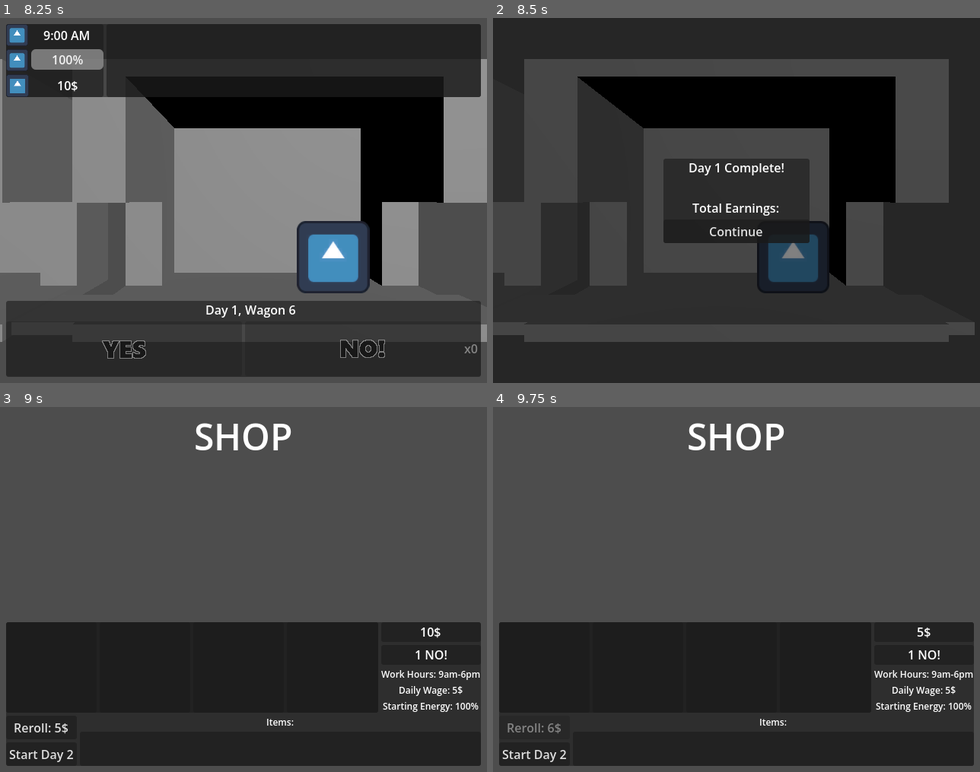
Above: before the commit, frames 1-4 (two rows, left to right).
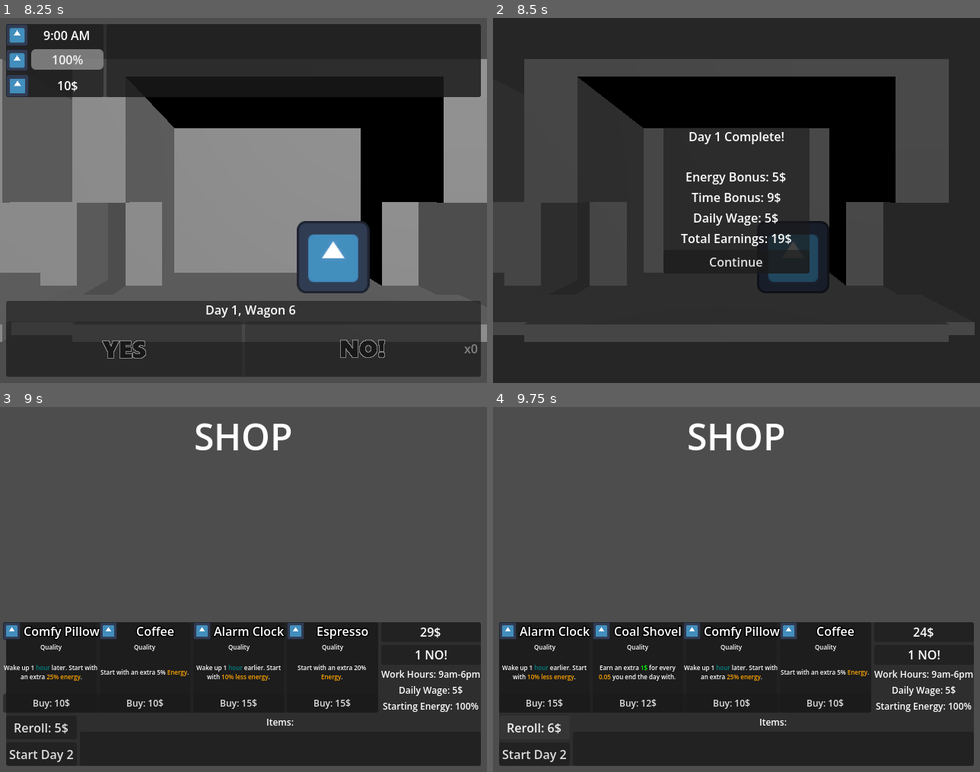
Above: after the commit, the same moments.

Repository: Smg065/WGJ2026
Game: Godot game, scene res://Scenes/MainMenu.tscn
The game is run twice, just before and just after one commit, with the same random seed, the same clock (stepped at 60 frames per second) and the same inputs. The engine's default icon, where the game draws it, is replaced by a stand-in: a white triangle on a blue panel in a dark square.
Inputs (mouse positions are in pixels of both pictures, inside the frame that each line leads up to):
- Up to frame 1 (8.25 s): click "Play" at 0.5 s; click (121, 350) at 1.25 s; click "x1" at 2.75 s; click (121, 350) at 4.25 s; click (121, 350) at 5.75 s; tap Enter at 7.25 s
- Up to frame 2 (8.5 s): no input
- Up to frame 3 (9 s): click "Continue" at 8.75 s
- Up to frame 4 (9.75 s): click "Reroll: 5$" at 9.5 s

Frame 1 is identical in both runs. In frame 2, 6.2% of the frame differs, in the area x 35-65%, y 30-70%; in frame 3, 2.7%; in frame 4, 3.0%.
Error before the commit: Invalid operands 'int' and 'String' in operator '*'. (res://Scripts/Gameplay.gd:246)
Error after the commit: Parse Error: Class "ItemShelves" hides a global script class. (res://Scripts/Items/Halo.gd:2)

Commit message:
TestItems

Diff:
--- a/Scenes/Gameplay.tscn
+++ b/Scenes/Gameplay.tscn
@@ -17,7 +17,7 @@
 [sub_resource type="LabelSettings" id="LabelSettings_68abm"]
 font_size = 64
 
-[node name="Gameplay" type="Node3D" unique_id=636112707 node …(488 unchanged characters)… Button", "nextDayButton", "itemsHBox", "victoryUI", "gameOverUI")]
+[node name="Gameplay" type="Node3D" unique_id=636112707 node …(488 unchanged characters)… Button", "nextDayButton", "itemsHBox", "shopItemSlots", "victoryUI", "gameOverUI")]
 script = ExtResource("1_r5ka5")
 trainRoot = NodePath("MainScene/TrainRoot")
 wagonPrefab = ExtResource("2_tdndw")
@@ -53,6 +53,7 @@
 rerollButton = NodePath("ShopUI/MainShop/PanelContainer/ShopMainVBox/BottomPanel/ProgressButtons/RerollButton")
 nextDayButton = NodePath("ShopUI/MainShop/PanelContainer/ShopMainVBox/BottomPanel/ProgressButtons/NextDayButton")
 itemsHBox = NodePath("ShopUI/MainShop/PanelContainer/ShopMainVBox/BottomPanel/ItemsInfo/ItemsPanel/ItemsScrollContainer/ItemsHBox")
+shopItemSlots = [NodePath("ShopUI/MainShop/PanelContainer/ShopMainVBox/ShopHBox/ShopPanel/ForSaleHBox/ItemPanel1"), NodePath("ShopUI/MainShop/PanelContainer/ShopMainVBox/ShopHBox/ShopPanel/ForSaleHBox/ItemPanel2"), NodePath("ShopUI/MainShop/PanelContainer/ShopMainVBox/ShopHBox/ShopPanel/ForSaleHBox/ItemPanel3"), NodePath("ShopUI/MainShop/PanelContainer/ShopMainVBox/ShopHBox/ShopPanel/ForSaleHBox/ItemPanel4")]
 victoryUI = NodePath("VictoryUI")
 gameOverUI = NodePath("GameOverUI")
 
@@ -144,6 +145,7 @@
 layout_mode = 2
 size_flags_horizontal = 3
 value = 100.0
+allow_greater = true
 
 [node name="MoneyHBox" type="HBoxContainer" parent="MainUI/UIVBox/TopVBox/TopPanel/TopHBox/ResourcesPanel/ResourceVBox" unique_id=1292793173]
 layout_mode = 2
--- a/Scripts/Gameplay.gd
+++ b/Scripts/Gameplay.gd
@@ -141,6 +141,8 @@
 		rerollCost = newCost
 		update_reroll_vis()
 		update_reroll_disabled()
+##How likely you are to see good items
+var luck : int = 0
 
 func _ready() -> void:
 	setup_items()
@@ -158,6 +160,12 @@
 
 ##Sets up all items
 func setup_items():
+	allItems = {
+		ItemBase.RARITIES.COMMON : [],
+		ItemBase.RARITIES.UNCOMMON : [],
+		ItemBase.RARITIES.RARE : [],
+		ItemBase.RARITIES.LEGENDARY : []
+		}
 	var itemFolder := ResourceLoader.list_directory("res://Scripts/Items/")
 	for eachScript in itemFolder:
 		var scriptFile := ResourceLoader.load("res://Scripts/Items/" + eachScript)
@@ -170,11 +178,11 @@
 	#Pick a rarity
 	var rarityRoll := randi_range(1, 100)
 	var rarity : ItemBase.RARITIES
-	if rarityRoll == 100:
+	if rarityRoll == 100 - luck:
 		rarity = ItemBase.RARITIES.LEGENDARY
-	elif rarityRoll >= 95:
+	elif rarityRoll >= 95 - (luck * 3):
 		rarity = ItemBase.RARITIES.RARE
-	elif rarityRoll >= 62:
+	elif rarityRoll >= 62 - (luck * 7):
 		rarity = ItemBase.RARITIES.UNCOMMON
 	else:
 		rarity = ItemBase.RARITIES.COMMON
@@ -195,6 +203,7 @@
 	trainRoot.global_position = Vector3.ZERO
 	trainGoalPos = 0
 	day += 1
+	time = startingTime
 	nos = startingNos
 	energy = startingEnergy
 	totalWagons = 5 + day
@@ -243,7 +252,7 @@
 				earningMods[eachEntry] = itemEarningMods[eachEntry]
 	dayCompleteLabel.text = "Day %s Complete!\n" % str(day)
 	#Each unused no is worth 5 dollars by default
-	var nosBonus : int = (nos * earningMods["nosAdd"]) * "nosMulti"
+	var nosBonus : int = (nos * earningMods["nosAdd"]) * earningMods["nosMulti"]
 	nos = 0
 	#20% of your energy is worth 1 dollar
 	var energyBonus := floori((earningMods["energyAdd"] * energy) * earningMods["energyMulti"])
@@ -458,8 +467,8 @@
 	for eachItem in ownedItems:
 		eachItem.on_purchase_any(self)
 	aquire_item(shopItem.curItem)
+	money -= shopItem.curItem.itemCost
 	shopItem.curItem = null
-	money -= shopItem.curItem.itemCost
 	shopItem.set_purchased()
 
 ##Adds an item to your inventory
--- /dev/null
+++ b/Scripts/Items/AlarmClock.gd
@@ -0,0 +1,21 @@
+extends ItemBase
+class_name ItemAlarmClock
+
+func setup_item() -> void:
+	itemName = "Alarm Clock"
+	rarity = ItemBase.RARITIES.UNCOMMON
+	itemCost = 15
+	itemDescription = "Wake up 1 [color=teal]hour[/color] earlier. Start with [color=orange]10% less energy[/color]."
+
+func can_appear(gameplay : Gameplay, previousItems : Array[ItemBase]) -> bool:
+	var minTime : int = 6
+	for eachItem in previousItems:
+		if eachItem.itemName == "Early Bird":
+			minTime += 2
+	if gameplay.startingTime <= minTime:
+		return false
+	return super(gameplay, previousItems)
+
+func on_purchase(gameplay : Gameplay) -> void:
+	gameplay.startingTime -= 1
+	gameplay.startingEnergy -= 10
--- /dev/null
+++ b/Scripts/Items/BookOfQuips.gd
@@ -0,0 +1,11 @@
+extends ItemBase
+class_name ItemBookOfQuips
+
+func setup_item() -> void:
+	itemName = "Book of Quips"
+	rarity = ItemBase.RARITIES.COMMON
+	itemCost = 10
+	itemDescription = "Saying NO! gives you 10% [color=orange]Energy[/color]."
+
+func on_no(gameplay : Gameplay) -> void:
+	gameplay.energy += 10
--- /dev/null
+++ b/Scripts/Items/BrokenLocket.gd
@@ -0,0 +1,12 @@
+extends ItemBase
+class_name ItemBrokenLocket
+
+func setup_item() -> void:
+	itemName = "Broken Locket"
+	rarity = ItemBase.RARITIES.RARE
+	itemCost = 10
+	itemDescription = "Lose 1 [color=green]Luck[/color]. +1 [color=red]NO![/color]"
+
+func on_purchase(gameplay : Gameplay) -> void:
+	gameplay.luck -= 1
+	gameplay.nos += 1
--- /dev/null
+++ b/Scripts/Items/CoalShovel.gd
@@ -0,0 +1,11 @@
+extends ItemBase
+class_name ItemCoalShovel
+
+func setup_item() -> void:
+	itemName = "Coal Shovel"
+	rarity = ItemBase.RARITIES.UNCOMMON
+	itemCost = 12
+	itemDescription = "Earn an extra [color=green]1$[/color] for every [color=orange]0.05[/color] you end the day with."
+
+func on_day_end(_gameplay : Gameplay) -> Dictionary:
+	return {"energyAdd" : 0.05}
--- /dev/null
+++ b/Scripts/Items/Coffee.gd
@@ -0,0 +1,11 @@
+extends ItemBase
+class_name ItemCoffee
+
+func setup_item() -> void:
+	itemName = "Coffee"
+	rarity = ItemBase.RARITIES.COMMON
+	itemCost = 10
+	itemDescription = "Start with an extra 5% [color=orange]Energy[/color]."
+
+func on_purchase(gameplay : Gameplay) -> void:
+	gameplay.startingEnergy += 5
--- /dev/null
+++ b/Scripts/Items/ComfyPillow.gd
@@ -0,0 +1,17 @@
+extends ItemBase
+class_name ItemComfyPillow
+
+func setup_item() -> void:
+	itemName = "Comfy Pillow"
+	rarity = ItemBase.RARITIES.COMMON
+	itemCost = 10
+	itemDescription = "Wake up 1 [color=teal]hour[/color] later. Start with an extra [color=orange]25% energy[/color]."
+
+func can_appear(gameplay : Gameplay, previousItems : Array[ItemBase]) -> bool:
+	if gameplay.startingTime >= 11:
+		return false
+	return super(gameplay, previousItems)
+
+func on_purchase(gameplay : Gameplay) -> void:
+	gameplay.startingTime += 1
+	gameplay.startingEnergy += 50
--- /dev/null
+++ b/Scripts/Items/Contract.gd
@@ -0,0 +1,15 @@
+extends ItemBase
+class_name ItemContract
+
+func setup_item() -> void:
+	itemName = "Contract"
+	rarity = ItemBase.RARITIES.RARE
+	itemCost = 15
+	itemDescription = "-[color=green]$5[/color] in wages. +1 [color=red]NO![/color]"
+
+func on_purchase(gameplay : Gameplay) -> void:
+	gameplay.startingNos += 1
+	gameplay.dailyWage -= 5
+
+func on_day_end(_gameplay : Gameplay) -> Dictionary:
+	return {"wageAdd" : -5}
--- /dev/null
+++ b/Scripts/Items/EarlyBird.gd
@@ -0,0 +1,21 @@
+extends ItemBase
+class_name ItemEarlyBird
+
+func setup_item() -> void:
+	itemName = "Early Bird"
+	rarity = ItemBase.RARITIES.RARE
+	itemCost = 25
+	itemDescription = "Wake up 2 [color=teal]hours[/color] earlier."
+
+func can_appear(gameplay : Gameplay, previousItems : Array[ItemBase]) -> bool:
+	var minTime : int = 7
+	for eachItem in previousItems:
+		if eachItem.itemName == "Alarm Clock":
+			minTime += 1
+	if gameplay.startingTime <= minTime:
+		return false
+	return super(gameplay, previousItems)
+
+func on_purchase(gameplay : Gameplay) -> void:
+	gameplay.startingTime -= 1
+	gameplay.startingEnergy -= 10
--- /dev/null
+++ b/Scripts/Items/Espresso.gd
@@ -0,0 +1,11 @@
+extends ItemBase
+class_name ItemEspresso
+
+func setup_item() -> void:
+	itemName = "Espresso"
+	rarity = ItemBase.RARITIES.UNCOMMON
+	itemCost = 15
+	itemDescription = "Start with an extra 20% [color=orange]Energy[/color]."
+
+func on_purchase(gameplay : Gameplay) -> void:
+	gameplay.startingEnergy += 20
--- /dev/null
+++ b/Scripts/Items/Halo.gd
@@ -0,0 +1,11 @@
+extends ItemBase
+class_name ItemShelves
+
+func setup_item() -> void:
+	itemName = "Halo"
+	rarity = ItemBase.RARITIES.RARE
+	itemCost = 10
+	itemDescription = "Unused [color=red]NO![/color]s give double the [color=green]money[/color] at end of day."
+
+func on_day_end(_gameplay : Gameplay) -> Dictionary:
+	return {"nosMulti" : 1}
--- /dev/null
+++ b/Scripts/Items/InvestmentFund.gd
@@ -0,0 +1,11 @@
+extends ItemBase
+class_name ItemInvestmentFund
+
+func setup_item() -> void:
+	itemName = "Investment Fund"
+	rarity = ItemBase.RARITIES.RARE
+	itemCost = 20
+	itemDescription = "Earn 10% interest on the [color=green]money[/color] you end the day with."
+
+func on_day_end(gameplay : Gameplay) -> Dictionary:
+	return {"wageAdd" : floori(gameplay.money / 10.0)}
--- /dev/null
+++ b/Scripts/Items/JumperCables.gd
@@ -0,0 +1,11 @@
+extends ItemBase
+class_name ItemJumperCables
+
+func setup_item() -> void:
+	itemName = "Jumper Cables"
+	rarity = ItemBase.RARITIES.UNCOMMON
+	itemCost = 20
+	itemDescription = "Rerolling increases your starting [color=orange]energy[/color] by 1."
+
+func on_reroll(gameplay : Gameplay) -> void:
+	gameplay.startingEnergy += 1
--- /dev/null
+++ b/Scripts/Items/LuckyClover.gd
@@ -0,0 +1,11 @@
+extends ItemBase
+class_name ItemLuckyClover
+
+func setup_item() -> void:
+	itemName = "Lucky Clover"
+	rarity = ItemBase.RARITIES.UNCOMMON
+	itemCost = 20
+	itemDescription = "Gives 1 [color=green]Luck[/color]."
+
+func on_purchase(gameplay : Gameplay) -> void:
+	gameplay.luck += 1
--- /dev/null
+++ b/Scripts/Items/LuckyDice.gd
@@ -0,0 +1,12 @@
+extends ItemBase
+class_name ItemLuckyDice
+
+func setup_item() -> void:
+	itemName = "Lucky Dice"
+	rarity = ItemBase.RARITIES.RARE
+	itemCost = 25
+	itemDescription = "1 in 10 chance saying Yes will give you a [color=red]NO![/color]"
+
+func on_yes(gameplay : Gameplay):
+	if randi_range(1, 10) + gameplay.luck == 10:
+		gameplay.nos += 1
--- /dev/null
+++ b/Scripts/Items/NoButton.gd
@@ -0,0 +1,11 @@
+extends ItemBase
+class_name ItemNoButton
+
+func setup_item() -> void:
+	itemName = "NO! Button"
+	rarity = ItemBase.RARITIES.LEGENDARY
+	itemCost = 40
+	itemDescription = "+1 [color=red]NO![/color]"
+
+func on_purchase(gameplay : Gameplay) -> void:
+	gameplay.nos += 1
--- /dev/null
+++ b/Scripts/Items/ScenicPamphlet.gd
@@ -0,0 +1,16 @@
+extends ItemBase
+class_name ItemScenicPamphlet
+
+func setup_item() -> void:
+	itemName = "Scenic Pamphlet"
+	rarity = ItemBase.RARITIES.RARE
+	itemCost = 20
+	itemDescription = "End 1 [color=teal]hour[/color] later."
+
+func can_appear(gameplay : Gameplay, previousItems : Array[ItemBase]) -> bool:
+	if gameplay.endingTime >= 23:
+		return false
+	return super(gameplay, previousItems)
+
+func on_purchase(gameplay : Gameplay) -> void:
+	gameplay.endingTime += 1
--- /dev/null
+++ b/Scripts/Items/Shelves.gd
@@ -0,0 +1,12 @@
+extends ItemBase
+class_name ItemShelves
+
+func setup_item() -> void:
+	itemName = "Shelves"
+	rarity = ItemBase.RARITIES.UNCOMMON
+	itemCost = 10
+	itemDescription = "Rerolls cost [color=green]1$[/color] less."
+
+func on_purchase(gameplay : Gameplay) -> void:
+	gameplay.rerollCost -= 1
+	gameplay.baseRerollCost -= 1
--- /dev/null
+++ b/Scripts/Items/TipJar.gd
@@ -0,0 +1,11 @@
+extends ItemBase
+class_name ItemTipJar
+
+func setup_item() -> void:
+	itemName = "Tip Jar"
+	rarity = ItemBase.RARITIES.COMMON
+	itemCost = 8
+	itemDescription = "Saying Yes gives you [color=green]1$[/color]."
+
+func on_yes(gameplay : Gameplay) -> void:
+	gameplay.money += 1
--- /dev/null
+++ b/Scripts/Items/TrainShares.gd
@@ -0,0 +1,11 @@
+extends ItemBase
+class_name ItemTrainShares
+
+func setup_item() -> void:
+	itemName = "Train Shares"
+	rarity = ItemBase.RARITIES.LEGENDARY
+	itemCost = 20
+	itemDescription = "Earn [color=green]1$[/color] on every purchase."
+
+func on_purchase_any(gameplay : Gameplay) -> void:
+	gameplay.money += 1
--- a/Scripts/ShopItem.gd
+++ b/Scripts/ShopItem.gd
@@ -38,7 +38,9 @@
 
 ##If you can use the buy button or not
 func update_buy_button(_changeVal : int, gameplay : Gameplay):
-	itemBuyButton.disabled = gameplay.money > curItem.itemCost
+	if curItem == null:
+		return
+	itemBuyButton.disabled = gameplay.money < curItem.itemCost
 
 func buy_pressed() -> void:
 	try_buy.emit(self)
Not shown, added: Scripts/Items/AlarmClock.gd.uid
Not shown, added: Scripts/Items/BookOfQuips.gd.uid
Not shown, added: Scripts/Items/BrokenLocket.gd.uid
Not shown, added: Scripts/Items/CoalShovel.gd.uid
Not shown, added: Scripts/Items/Coffee.gd.uid
Not shown, added: Scripts/Items/ComfyPillow.gd.uid
Not shown, added: Scripts/Items/Contract.gd.uid
Not shown, added: Scripts/Items/EarlyBird.gd.uid
Not shown, added: Scripts/Items/Espresso.gd.uid
Not shown, added: Scripts/Items/Halo.gd.uid
Not shown, added: Scripts/Items/InvestmentFund.gd.uid
Not shown, added: Scripts/Items/JumperCables.gd.uid
(and 7 more such lines)
